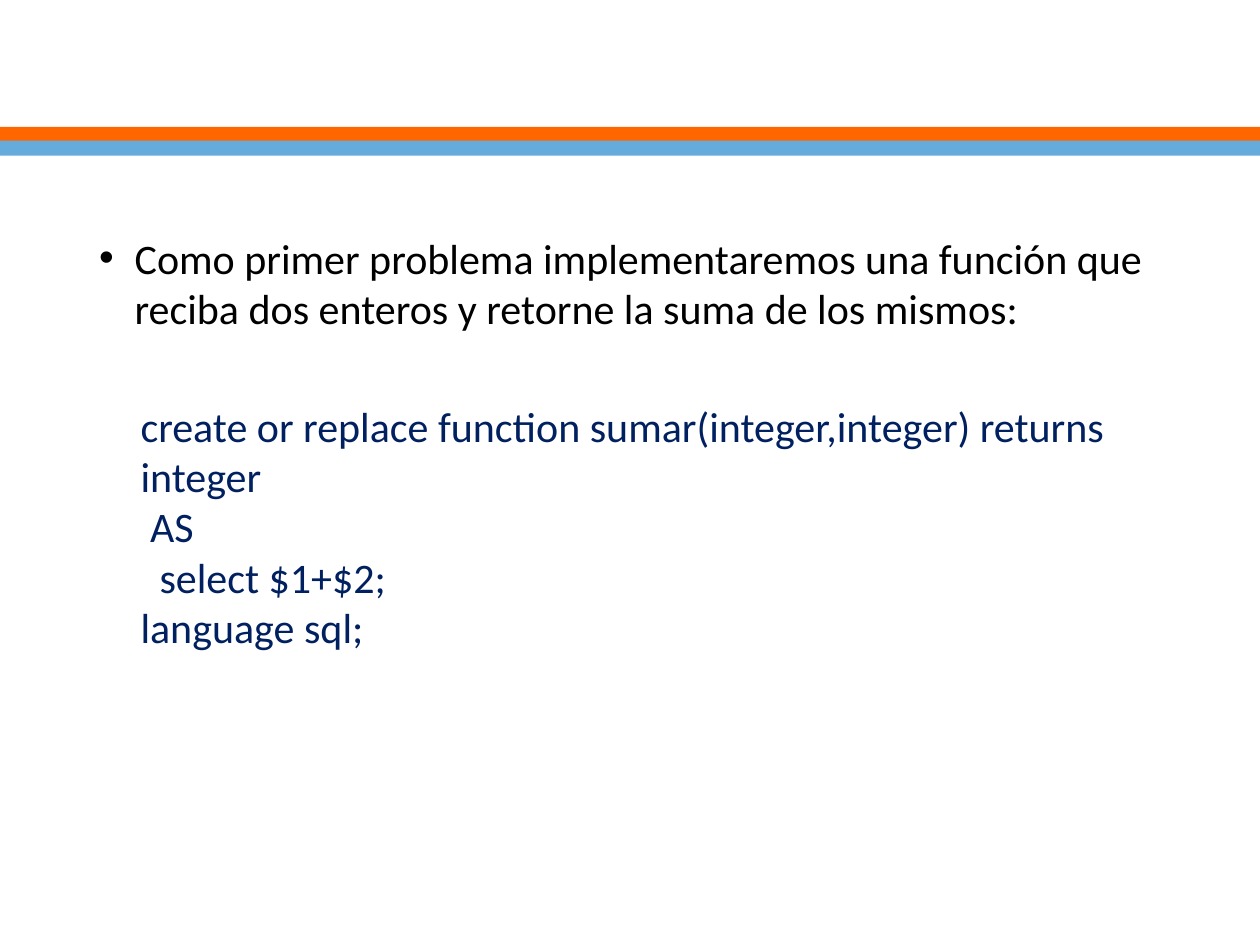
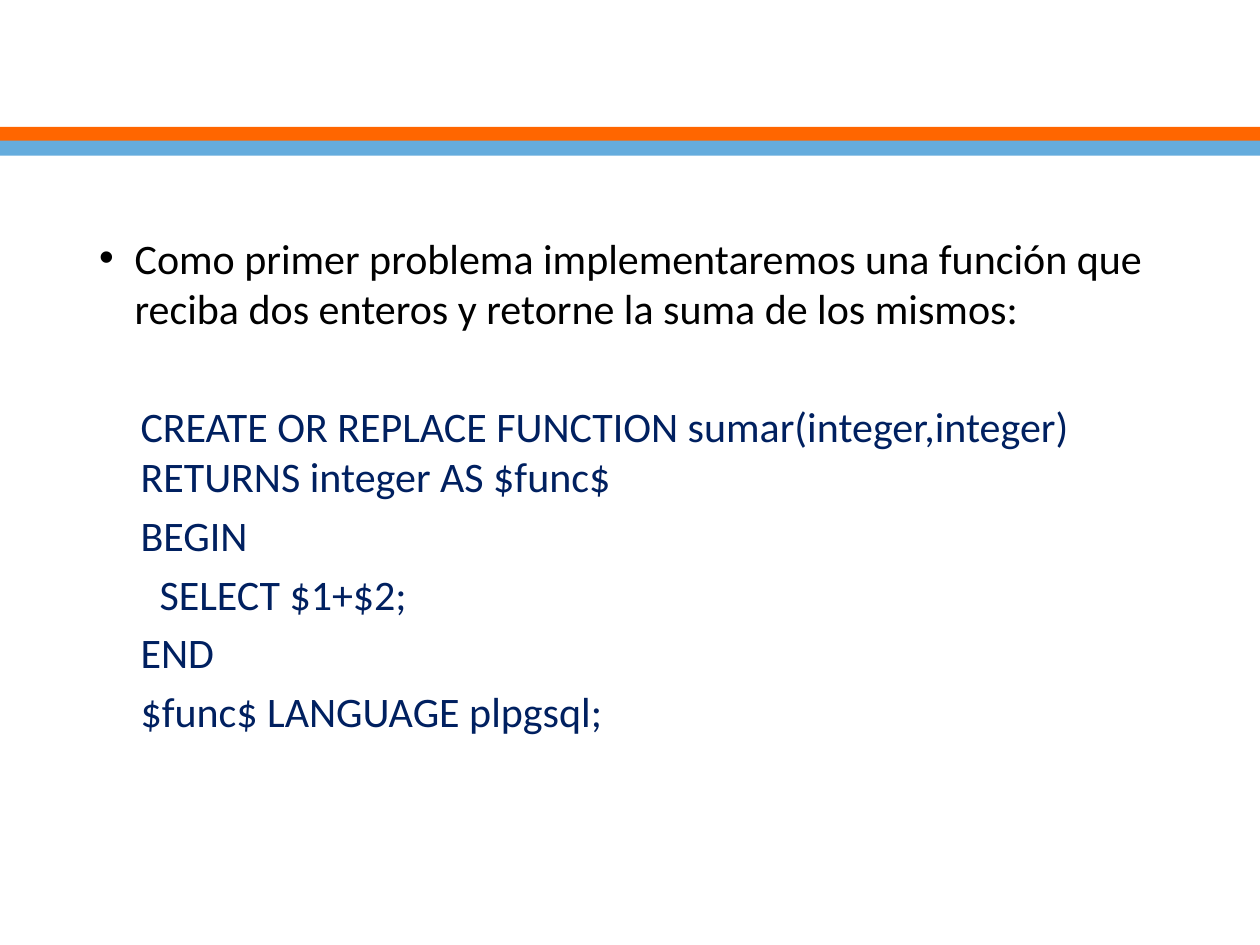
Before and after one commit to ejimenezdelgado/Aplica_db_jueves_1_2017, a slide deck: slide 6 of Clase 8/clase8.pptx. Drawn at 1260x945 pixels with LibreOffice and Linux fonts; fonts in the diff are those of the drawing; background and template pictures are left out. Boxes give left, top, right and bottom in pixels: in the first picture for what was removed or moved away, otherwise in the second. Text is boxed around its words. In the diff, an @@ line names an element or a change of style, - is before the commit and + after.

Commit message:
clase 8

```diff
--- a/Clase 8/clase8.pptx
+++ b/Clase 8/clase8.pptx
@@ text at box(141, 411, 1069, 735): text changed @@
-  create or replace function sumar(integer,integer) returns integer
-  AS
-  select $1+$2;
-  language sql;
+  CREATE OR REPLACE FUNCTION sumar(integer,integer) RETURNS integer AS $func$
+  BEGIN
+  SELECT $1+$2;
+  END
+  $func$ LANGUAGE plpgsql;
```
